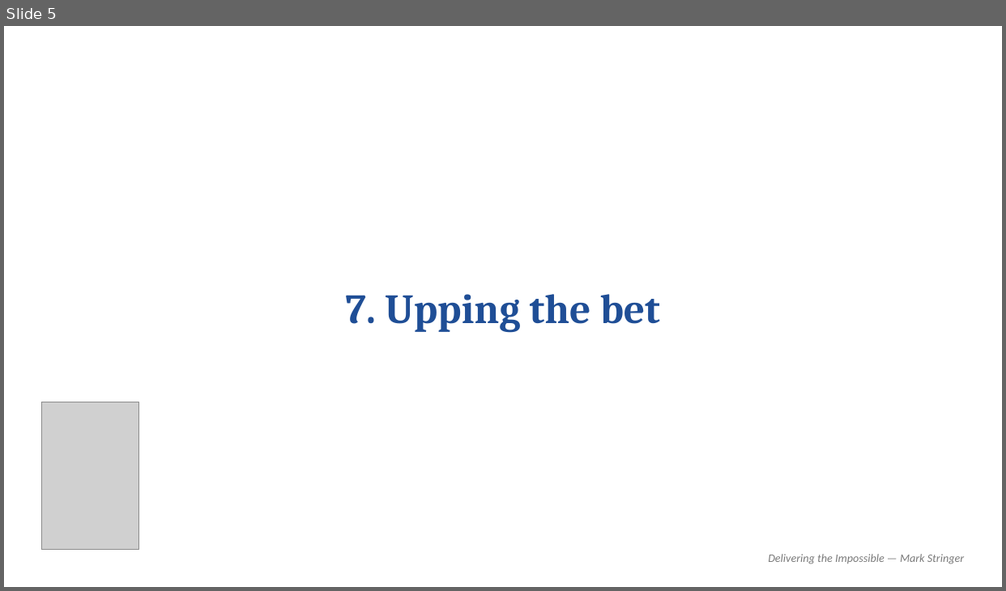
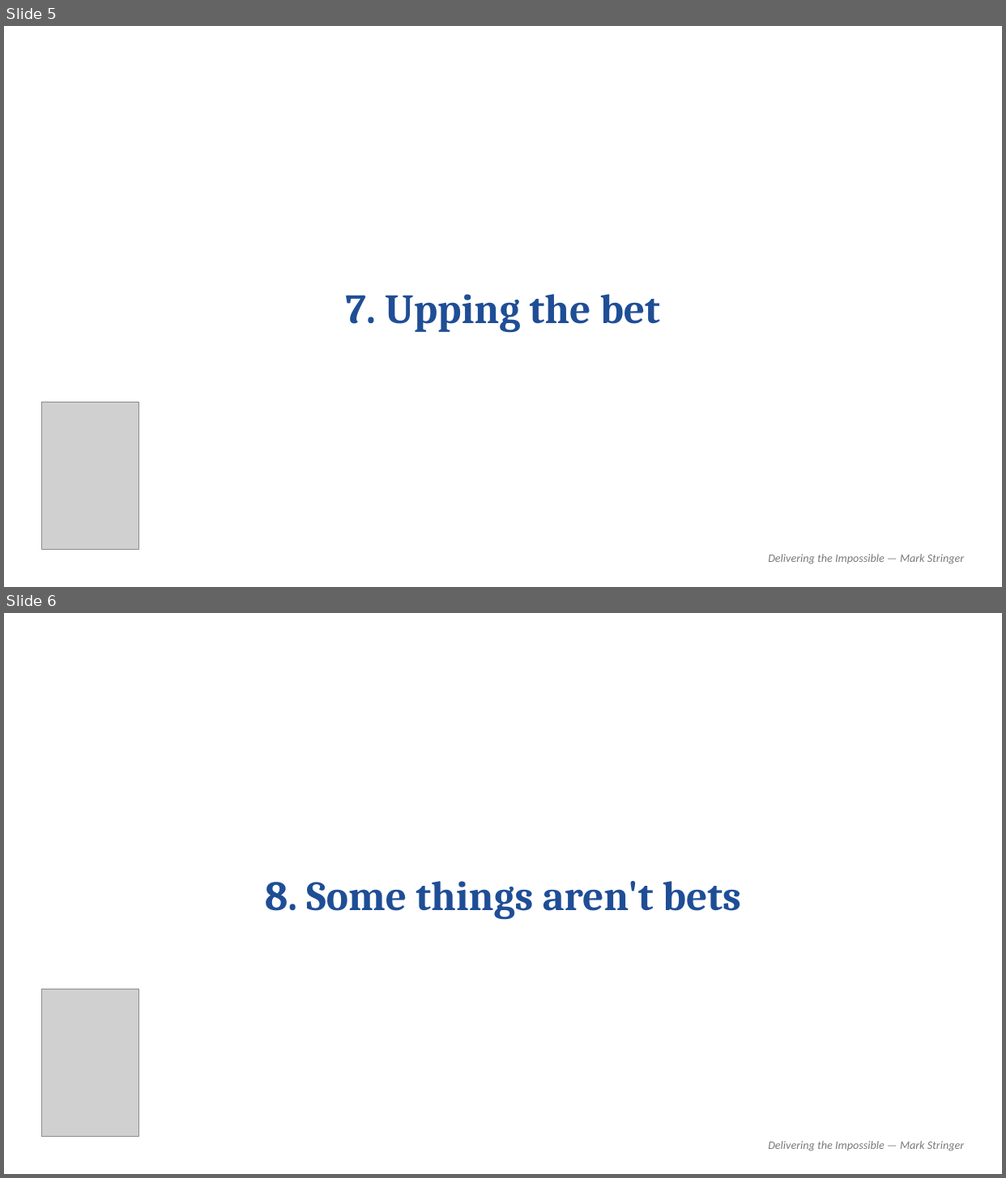
Before and after one commit to MarkStringer/MarketingControlPlane, a slide deck: templates/book-cover-slide-template.pptx. Shown one above the other, each under a label of ours: slide 5 before the commit, slides 5 and 6 after it. The pictures are 1006x591 and 1006x1178 pixels, drawn with LibreOffice and Linux fonts; fonts in the diff are those of the drawing; grey boxes stand for pictures. Boxes give left, top, right and bottom in pixels: in the first picture for what was removed or moved away, otherwise in the second. Text is boxed around its words. In the diff, an @@ line names an element or a change of style, - is before the commit and + after.

```diff
--- a/templates/book-cover-slide-template.pptx
+++ b/templates/book-cover-slide-template.pptx
@@ slide 6 added at box(4, 613, 1002, 1174), background #FFFFFF @@
@@ text added at box(265, 881, 741, 919), 40 pt, text #1F4E96, bold @@
+8. Some things aren't bets
@@ picture added at box(41, 990, 138, 1137) @@
@@ text added at box(768, 1141, 964, 1152), 11 pt, text #7A7A7A, italic @@
+Delivering the Impossible — Mark Stringer
```
